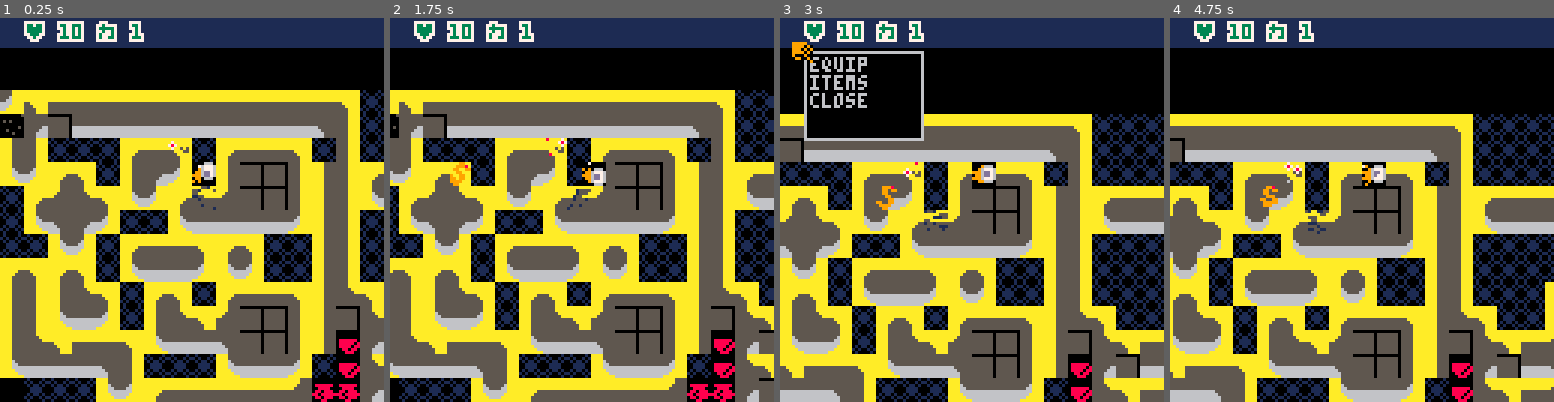
Above: before the commit, frames 1-4 (left to right).
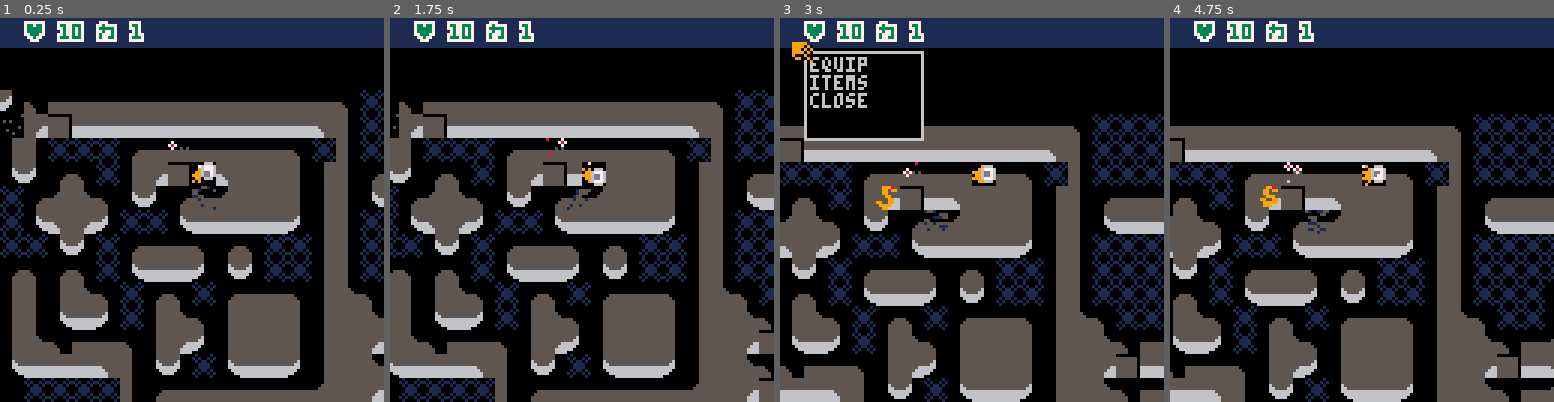
Above: after the commit, the same moments.

Repository: chebastian/picoabyss
Game: PICO-8 cartridge rouge.p8
Same seed, same stepped clock (60 frames per second), same inputs: the game is played once before the commit and once after it.
Inputs:
- Up to frame 1 (0.25 s): no input
- Up to frame 2 (1.75 s): tap X (X key) at 0.33, 1.07 s; tap O (Z key) at 0.7, 1.7 s; hold Right from 1.6 s (still down)
- Up to frame 3 (3 s): tap X (X key) at 1.85, 2.97 s; release Right at 2.1 s; tap O (Z key) at 2.1, 2.5, 2.9 s; hold Up 2.15-2.42 s; hold Right from 2.47 s (still down)
- Up to frame 4 (4.75 s): release Right at 3.03 s; hold Left 3.08-3.58 s; tap O (Z key) every 0.4 s from 3.3 to 4.5 s; hold Down 3.63-3.97 s; hold Right 4.02-4.68 s; tap X (X key) at 4.08 s; hold Up from 4.73 s (still down)

The runs differ from the first frame. In frame 1, 32% of the frame differs, in the area x 0-100%, y 18-100%; in frame 2, 31%; in frame 3, 26%; in frame 4, 26%.

Commit message:
re add solids and edit map

Diff:
--- a/level.lua
+++ b/level.lua
@@ -31,8 +31,8 @@
         mset(x,y,160) --bottom left corner
     elseif sig_match(sig, 0b11001101,0b11001111) and sld then
         mset(x,y,162) -- bottom right corner
-    -- elseif sig_match(sig, 0b11111111,0b11001111) and sld then
-    --     mset(x,y,132) --solid not (correct?)
+    elseif sig_match(sig, 0b11111111,0b11001111) and sld then
+        mset(x,y,132) --solid not (correct?)
     end
  end)
 end
--- a/rouge.p8
+++ b/rouge.p8
@@ -2449,17 +2449,17 @@
 0102030505050505050505050505050505050505050505050505050505050000000000000000000000000000000000000000000000000000000000000000000000000000000000000000000000000000000000000000000000000000000000000000000000000000000000000000000000000000000000000000000000000000
 020101010b0b0b0b0b0b01010101010505050505050505050505050505050000000000000000000000000000000000000000000000000000000000000000000000000000000000000000000000000000000000000000000000000000000000000000000000000000000000000000000000000000000000000000000000000000
 0301050505050505050505050505010505050505050505050505050505050000000000000000000000000000000000000000000000000000000000000000000000000000000000000000000000000000000000000000000000000000000000000000000000000000000000000000000000000000000000000000000000000000
-0501050505050101050501010105010505050505010101010101010105050000000000000000000000000000000000000000000000000000000000000000000000000000000000000000000000000000000000000000000000000000000000000000000000000000000000000000000000000000000000000000000000000000
+0501050505050101010101010105010505050505010101010101010105050000000000000000000000000000000000000000000000000000000000000000000000000000000000000000000000000000000000000000000000000000000000000000000000000000000000000000000000000000000000000000000000000000
 0505050105050105050501010105010501090101010505050505050105050000000000000000000000000000000000000000000000000000000000000000000000000000000000000000000000000000000000000000000000000000000000000000000000000000000000000000000000000000000000000000000000000000
 0505010101050505010101010105010505050505010505050505050105050000000000000000000000000000000000000000000000000000000000000000000000000000000000000000000000000000000000000000000000000000000000000000000000000000000000000000000000000000000000000000000000000000
 0505050105050505050505050505010505050505090505050505050105050000000000000000000000000000000000000000000000000000000000000000000000000000000000000000000000000000000000000000000000000000000000000000000000000000000000000000000000000000000000000000000000000000
 0005050505050101010501050505010505050505010901010101010105050000000000000000000000000000000000000000000000000000000000000000000000000000000000000000000000000000000000000000000000000000000000000000000000000000000000000000000000000000000000000000000000000000
 0001050105050505050505050505010505050501010505050501050505050000000000000000000000000000000000000000000000000000000000000000000000000000000000000000000000000000000000000000000000000000000000000000000000000000000000000000000000000000000000000000000000000000
 0001050101050501050501010105010105050501010101010501050505000000000000000000000000000000000000000000000000000000000000000000000000000000000000000000000000000000000000000000000000000000000000000000000000000000000000000000000000000000000000000000000000000000
-00010505050505010101010101050f0101010101010101010501050505000000000000000000000000000000000000000000000000000000000000000000000000000000000000000000000000000000000000000000000000000000000000000000000000000000000000000000000000000000000000000000000000000000
-00010101010105050505010101050f0905050509050505050501050505000000000000000000000000000000000000000000000000000000000000000000000000000000000000000000000000000000000000000000000000000000000000000000000000000000000000000000000000000000000000000000000000000000
-000505050501050505050505050d0d0101010101010101010101000000000000000000000000000000000000000000000000000000000000000000000000000000000000000000000000000000000000000000000000000000000000000000000000000000000000000000000000000000000000000000000000000000000000
-000005050505050d0f0d0f0d0d0d0f0100000000000000000000000000000000000000000000000000000000000000000000000000000000000000000000000000000000000000000000000000000000000000000000000000000000000000000000000000000000000000000000000000000000000000000000000000000000
+00010505050505010105010101050f0101010101010101010501050505000000000000000000000000000000000000000000000000000000000000000000000000000000000000000000000000000000000000000000000000000000000000000000000000000000000000000000000000000000000000000000000000000000
+00010101010105010505010101050f0905050509050505050501050505000000000000000000000000000000000000000000000000000000000000000000000000000000000000000000000000000000000000000000000000000000000000000000000000000000000000000000000000000000000000000000000000000000
+00050505050105050505050505050d0101010101010101010101000000000000000000000000000000000000000000000000000000000000000000000000000000000000000000000000000000000000000000000000000000000000000000000000000000000000000000000000000000000000000000000000000000000000
+000005050501050d0f0d0f0d0d0d0f0100000000000000000000000000000000000000000000000000000000000000000000000000000000000000000000000000000000000000000000000000000000000000000000000000000000000000000000000000000000000000000000000000000000000000000000000000000000
 0000000000010101010101010101010100000000000000000000000000000000000000000000000000000000000000000000000000000000000000000000000000000000000000000000000000000000000000000000000000000000000000000000000000000000000000000000000000000000000000000000000000000000
 
 
Not shown, changed: 20 lines of the sprite sheet (__gfx__) section of rouge.p8
